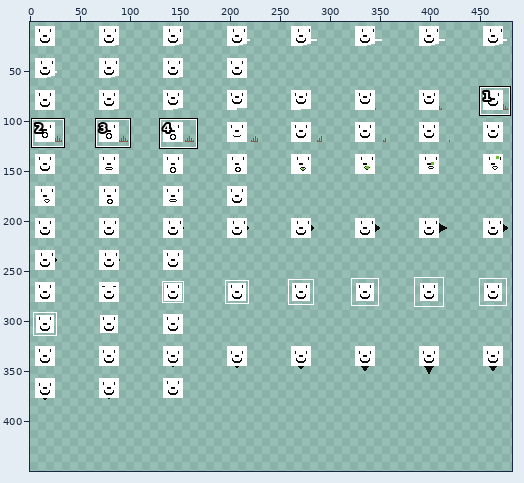
File history of a sprite sheet, blockAtks.png. Above, an overview of the earlier version with the close-up marked.
Close-up. As it was:
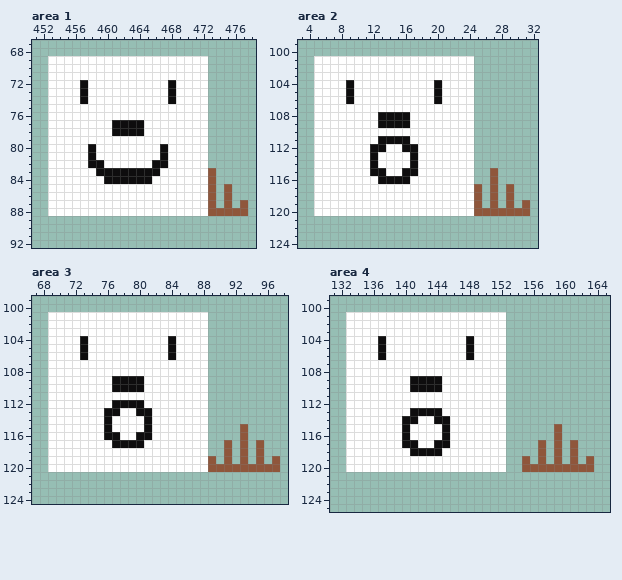
The file is 512x512 pixels. Shown: area 1: x 451..478, y 67..92; area 2: x 3..32, y 99..124; area 3: x 67..98, y 99..124; area 4: x 131..165, y 99..125. The wide view leaves out empty margins. The commit also changed other parts of the picture, which this record leaves out.
The same view after the edit:
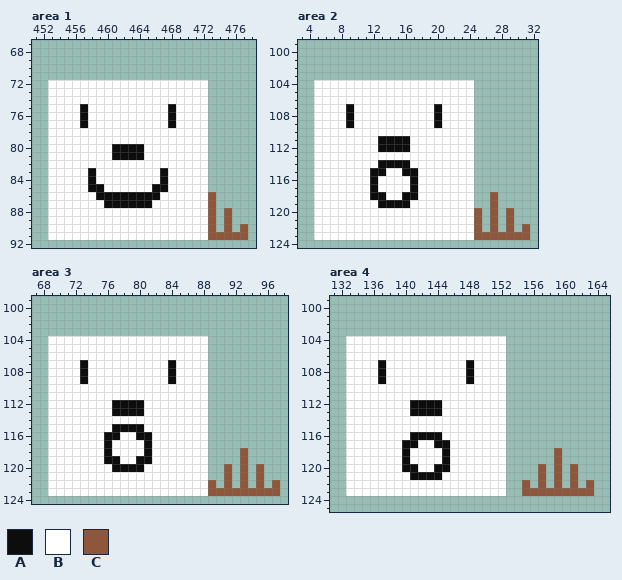
Palette (. is transparent): A #0e0d0e  B #ffffff  C #8f563b
The edit:
Changed rows in their new state; - is an unchanged pixel.
Area 1:
first column x 453:
69 ....................-----
70 ....................-----
71 ....................-----
72 ----B----------B---------
73 ----B----------B---------
74 ----B----------B---------
75 ----A----------A---------
76 ----A----------A---------
77 ----A---BBBB---A---------
78 --------BBBB-------------
80 -----B--AAAA--B----------
81 -----B--AAAA--B----------
82 -----BB------BB----------
83 -----ABBBBBBBBA-----.----
84 -----A-BBBBBB-A-----.----
85 -----AA------AA-----.-.--
86 ------AAAAAAAA--------.--
87 -------AAAAAA---------.-.
88 ---------------------.-..
89 BBBBBBBBBBBBBBBBBBBBC-C--
90 BBBBBBBBBBBBBBBBBBBBC-C-C
91 BBBBBBBBBBBBBBBBBBBBCCCCC
Area 2:
first column x 5:
101 ....................-------
102 ....................-------
103 ....................-------
104 ----B----------B-----------
105 ----B----------B-----------
106 ----B----------B-----------
107 ----A----------A-----------
108 ----A---BBBB---A-----------
109 ----A---BBBB---A-----------
112 -------B-AA-B--------------
113 -------B----B--------------
114 -------BAAAAB--------------
115 ----------------------.----
116 -------ABBBBA---------.----
117 -------A----A-------.-.-.--
118 -------AA--AA-------.---.--
119 --------AAAA--------.---.-.
120 ---------------------.-.-..
121 BBBBBBBBBBBBBBBBBBBBC-C-C--
122 BBBBBBBBBBBBBBBBBBBBC-C-C-C
123 BBBBBBBBBBBBBBBBBBBBCCCCCCC
Area 3:
first column x 69:
101 ....................---------
102 ....................---------
103 ....................---------
104 ----B----------B-------------
105 ----B----------B-------------
106 ----B----------B-------------
107 ----A----------A-------------
108 ----A----------A-------------
109 ----A---BBBB---A-------------
110 --------BBBB-----------------
113 -------B-AA-B----------------
114 -------B----B----------------
115 -------BAAAAB-----------.----
116 ------------------------.----
117 -------ABBBBA---------.-.-.--
118 -------A----A---------.---.--
119 -------AA--AA-------.-.---.-.
120 --------AAAA--------..-.-.-..
121 BBBBBBBBBBBBBBBBBBBB--C-C-C--
122 BBBBBBBBBBBBBBBBBBBBC-C-C-C-C
123 BBBBBBBBBBBBBBBBBBBBCCCCCCCCC
Area 4:
first column x 133:
101 ....................-----------
102 ....................-----------
103 ....................-----------
104 ----B----------B---------------
105 ----B----------B---------------
106 ----B----------B---------------
107 ----A----------A---------------
108 ----A----------A---------------
109 ----A---BBBB---A---------------
110 --------BBBB-------------------
112 --------AAAA-------------------
114 -------BB--BB------------------
115 -------B----B-------------.----
116 -------BAAAAB-------------.----
117 ------------------------.-.-.--
118 -------ABBBBA-----------.---.--
119 -------A----A---------.-.---.-.
120 -------AA--AA---------..-.-.-..
121 BBBBBBBBAAAABBBBBBBB----C-C-C--
122 BBBBBBBBBBBBBBBBBBBB--C-C-C-C-C
123 BBBBBBBBBBBBBBBBBBBB--CCCCCCCCC
